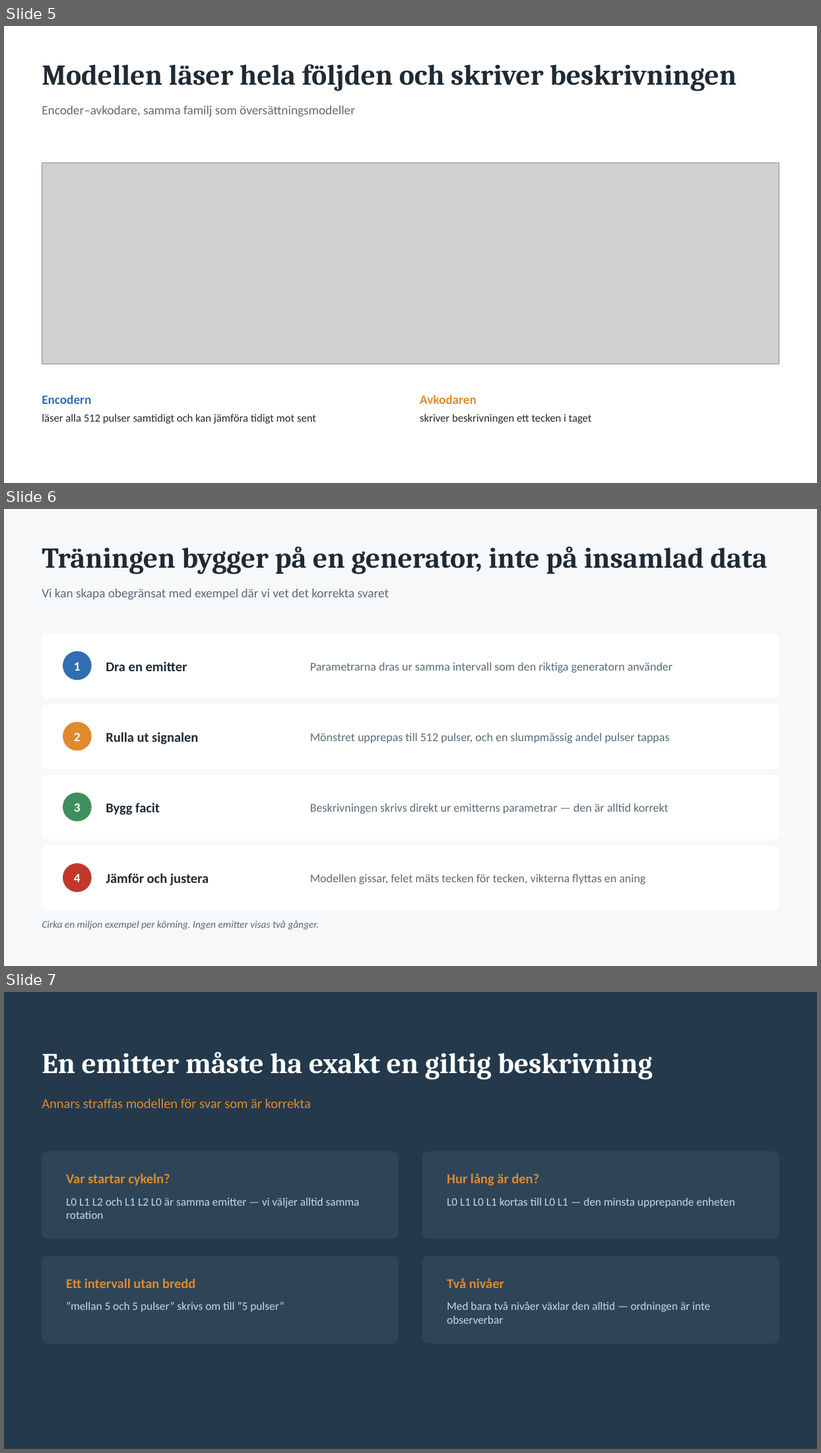
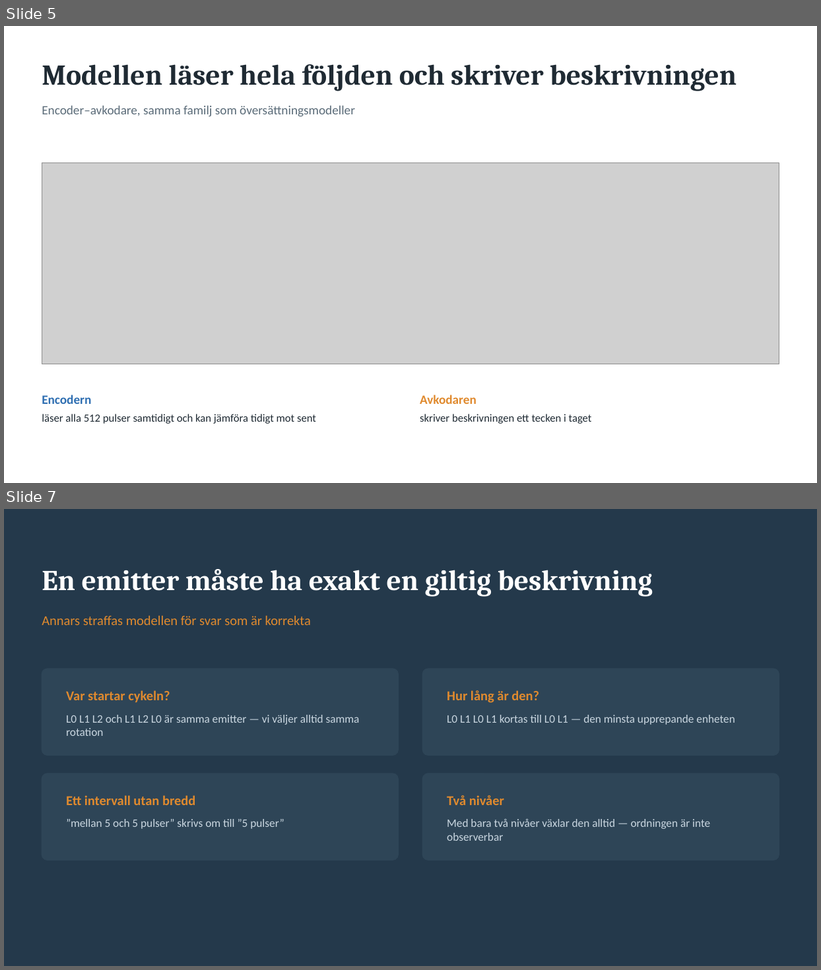
Before and after one commit to gullbrand89/swag_yolo, a slide deck: emitterbeskrivning.pptx. Shown one above the other, each under a label of ours: slides 5, 6 and 7 before the commit, slides 5 and 7 after it; the slides between them are not shown. The pictures are 821x1453 and 821x970 pixels, drawn with LibreOffice and Linux fonts; fonts in the diff are those of the drawing; grey boxes stand for pictures. Boxes give left, top, right and bottom in pixels: in the first picture for what was removed or moved away, otherwise in the second. Text is boxed around its words. In the diff, an @@ line names an element or a change of style, - is before the commit and + after.

```diff
--- a/emitterbeskrivning.pptx
+++ b/emitterbeskrivning.pptx
@@ slide 6 removed at <box>4,509,817,966</box>, background #F7F8F9 @@
@@ text removed at <box>42,547,767,574</box> @@
-Träningen bygger på en generator, inte på insamlad data
@@ text removed at <box>42,588,389,600</box> @@
-Vi kan skapa obegränsat med exempel där vi vet det korrekta svaret
@@ rounded rectangle removed at <box>42,634,780,698</box> @@
@@ ellipse removed at <box>63,652,91,680</box> @@
@@ text removed at <box>74,662,81,671</box> @@
-1
@@ text removed at <box>106,661,187,671</box> @@
-Dra en emitter
@@ text removed at <box>310,662,673,673</box> @@
-Parametrarna dras ur samma intervall som den riktiga generatorn använder
@@ rounded rectangle removed at <box>42,705,780,769</box> @@
@@ ellipse removed at <box>63,722,91,751</box> @@
@@ text removed at <box>74,733,81,741</box> @@
-2
@@ text removed at <box>106,732,198,745</box> @@
-Rulla ut signalen
@@ text removed at <box>310,733,670,743</box> @@
-Mönstret upprepas till 512 pulser, och en slumpmässig andel pulser tappas
@@ rounded rectangle removed at <box>42,776,780,840</box> @@
@@ ellipse removed at <box>63,793,91,821</box> @@
@@ text removed at <box>74,803,81,812</box> @@
-3
@@ text removed at <box>106,803,160,815</box> @@
-Bygg facit
@@ text removed at <box>310,803,668,814</box> @@
-Beskrivningen skrivs direkt ur emitterns parametrar — den är alltid korrekt
@@ rounded rectangle removed at <box>42,846,780,910</box> @@
@@ ellipse removed at <box>63,864,91,892</box> @@
@@ text removed at <box>74,874,81,883</box> @@
-4
@@ text removed at <box>106,873,209,886</box> @@
-Jämför och justera
@@ text removed at <box>310,874,646,885</box> @@
-Modellen gissar, felet mäts tecken för tecken, vikterna flyttas en aning
@@ text removed at <box>42,921,319,930</box> @@
-Cirka en miljon exempel per körning. Ingen emitter visas två gånger.
```
Also in this commit, not shown: 1 slide changed, 1 slide added, 14 other files.
